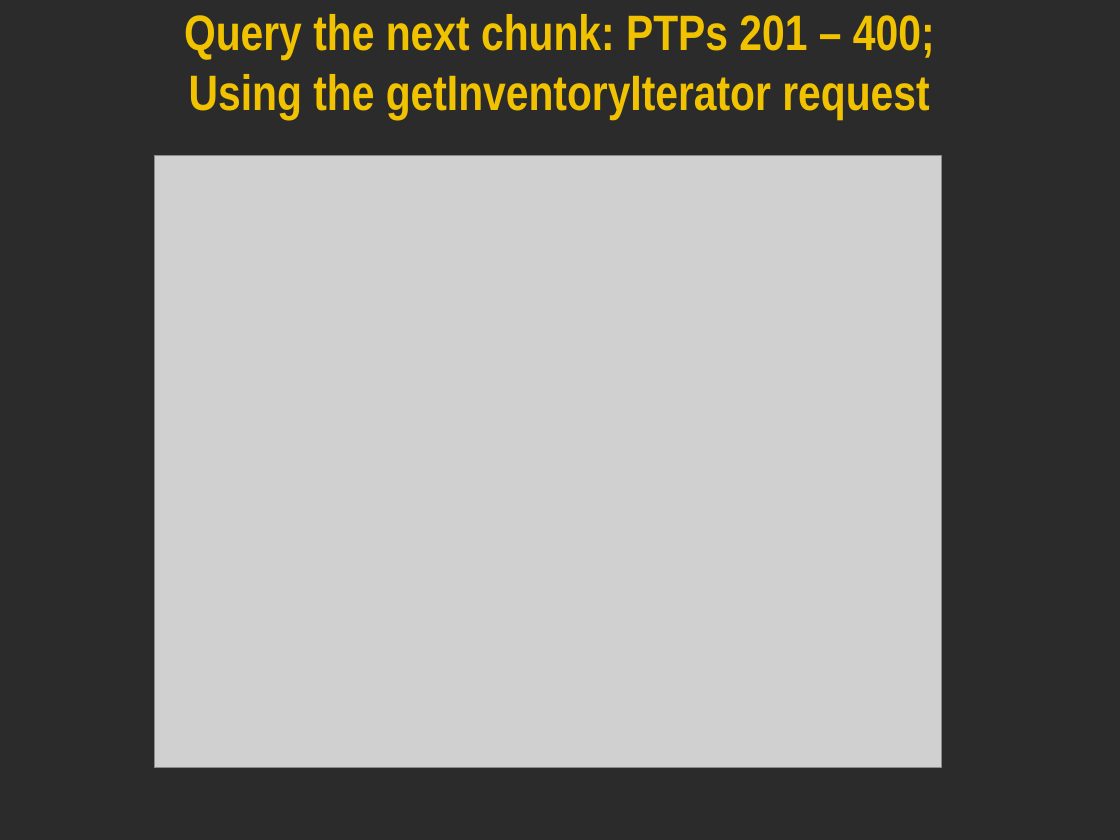
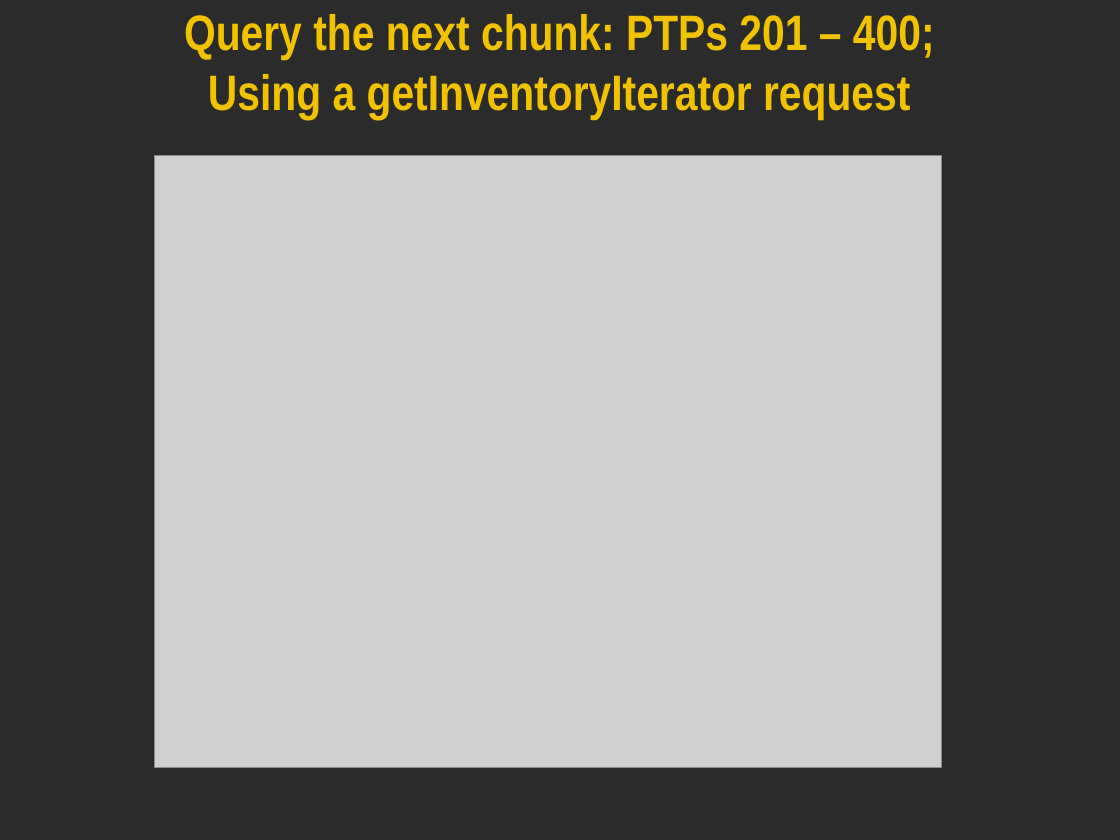
Before and after one commit to tmforum/Integration-Program-TIP---mtop, a slide deck: slide 22 of mtosi_1.2/simulator/Documentation/mTOPSimulator-DemoSlides.ppt. Drawn at 1120x840 pixels with LibreOffice and Linux fonts; fonts in the diff are those of the drawing; grey boxes stand for pictures; background and template pictures are left out; a plain dark background stands for a picture behind light text. Boxes give left, top, right and bottom in pixels: in the first picture for what was removed or moved away, otherwise in the second. Text is boxed around its words. In the diff, an @@ line names an element or a change of style, - is before the commit and + after.

```diff
--- a/mtosi_1.2/simulator/Documentation/mTOPSimulator-DemoSlides.ppt
+++ b/mtosi_1.2/simulator/Documentation/mTOPSimulator-DemoSlides.ppt
@@ title at [184, 14, 935, 120]: text changed @@
-Query the next chunk: PTPs 201 – 400;
-Using the getInventoryIterator request
+Query the next chunk: PTPs 201 – 400;
+Using a getInventoryIterator request
```
Also in this commit, not shown: 1 other slide changed, 5 slides added, 3 slides removed.
